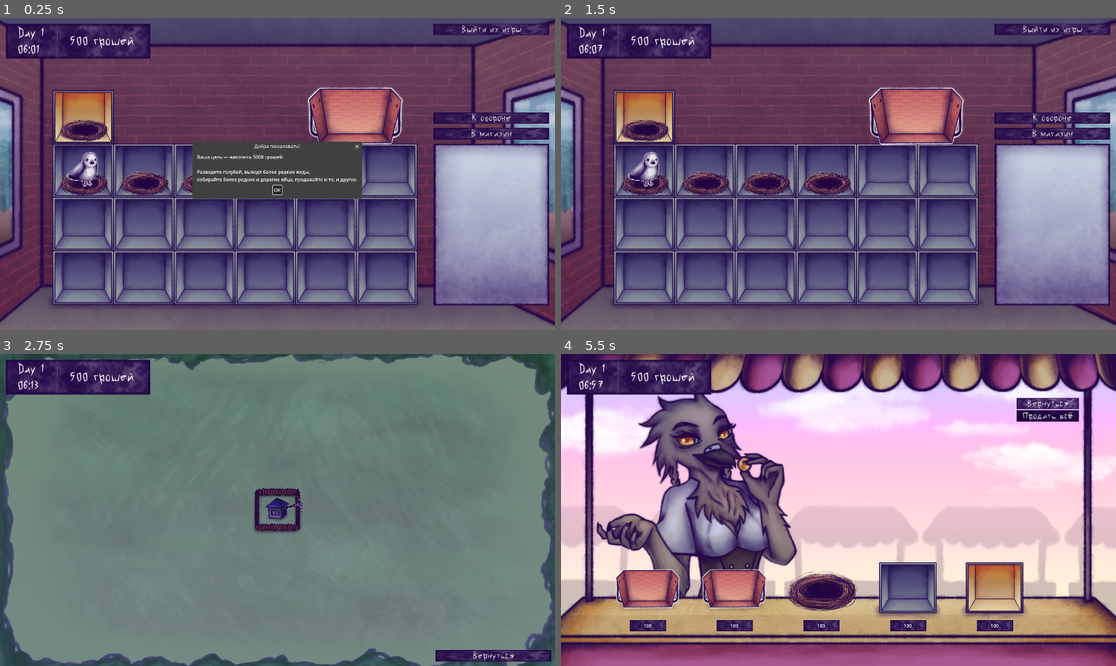
Above: before the commit, frames 1-4 (two rows, left to right).
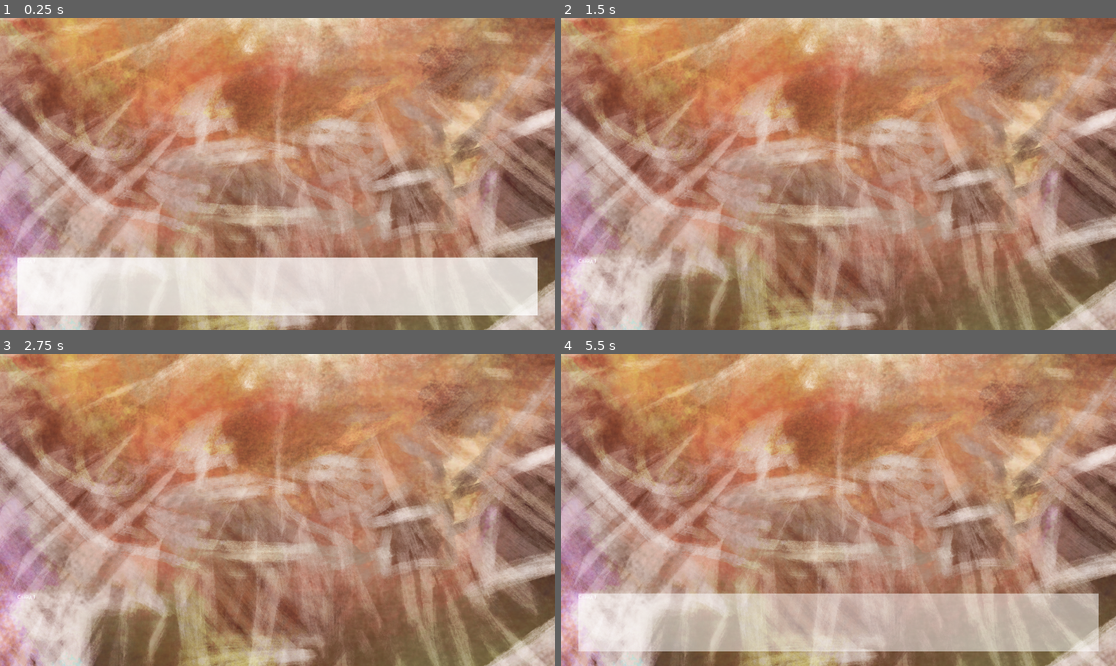
Above: after the commit, the same moments.

Repository: Nick-labs/GvsC
Game: Godot game, scene res://scenes/Main.tscn
The game is run twice, just before and just after one commit, with the same random seed, the same clock (stepped at 60 frames per second) and the same inputs.
Inputs (mouse positions are in pixels of both pictures, inside the frame that each line leads up to):
- Up to frame 1 (0.25 s): no input
- Up to frame 2 (1.5 s): click (838, 189) at 0.5 s, where only the run before the commit has a clickable "OK"; click (777, 164) at 1.25 s, where only the run after the commit has a clickable "Вернуться"
- Up to frame 3 (2.75 s): click (493, 453) at 2 s, where only the run before the commit has a clickable "К обороне"
- Up to frame 4 (5.5 s): click "Вернуться" at 2.75 s; click (1054, 469) at 3.5 s, where only the run before the commit has a clickable "В магазин"; click (1049, 416) at 4.25 s, where only the run before the commit has a clickable "Продать всё"; click (1049, 416) at 5 s, where only the run before the commit has a clickable "Продать всё"

The runs differ from the first frame. In frame 1, 99% of the frame differs, in the area x 0-100%, y 0-100%; in frame 2, 99%; in frame 3, 100%; in frame 4, 98%.

Commit message:
Add slides

Diff:
--- a/scenes/Intro.tscn
+++ b/scenes/Intro.tscn
@@ -6,6 +6,7 @@
 script = ExtResource("1_45dpb")
 
 [node name="TextureRect" type="TextureRect" parent="." unique_id=692391853]
+z_index = 4094
 anchors_preset = 15
 anchor_right = 1.0
 anchor_bottom = 1.0
@@ -14,6 +15,7 @@
 metadata/_edit_use_anchors_ = true
 
 [node name="ColorRect" type="ColorRect" parent="." unique_id=1924282620]
+z_index = 4095
 custom_minimum_size = Vector2(1800, 200)
 anchors_preset = 7
 anchor_left = 0.5
@@ -27,6 +29,11 @@
 grow_horizontal = 2
 grow_vertical = 0
 
-[node name="RichTextLabel" type="RichTextLabel" parent="." unique_id=1129585361]
-offset_right = 40.0
-offset_bottom = 40.0
+[node name="RichTextLabel" type="RichTextLabel" parent="ColorRect" unique_id=1129585361]
+z_index = 4096
+layout_mode = 1
+anchors_preset = 15
+anchor_right = 1.0
+anchor_bottom = 1.0
+grow_horizontal = 2
+grow_vertical = 2
--- a/scenes/Main.tscn
+++ b/scenes/Main.tscn
@@ -4,6 +4,11 @@
 [ext_resource type="Script" uid="uid://dmcsfabbl6v1e" path="res://scripts/main.gd" id="1_rarhs"]
 [ext_resource type="PackedScene" uid="uid://deir46p1edu21" path="res://scenes/defense/defense.tscn" id="2_0bbpv"]
 [ext_resource type="PackedScene" uid="uid://d03d067j2iyjj" path="res://scenes/shop/shop.tscn" id="3_rarhs"]
+[ext_resource type="PackedScene" uid="uid://bb0a2sh7vdqng" path="res://scenes/Intro.tscn" id="5_vcsgt"]
+[ext_resource type="Script" uid="uid://dmjn35k24jf0n" path="res://scripts/intro_slide.gd" id="6_q8u5g"]
+[ext_resource type="Resource" uid="uid://bl7y244silupl" path="res://resources/intro/slide_1.tres" id="7_lhr70"]
+[ext_resource type="Resource" uid="uid://bxg37hl1qwwcj" path="res://resources/intro/slide_2.tres" id="8_wp0k4"]
+[ext_resource type="Resource" uid="uid://ct5weve1qj7fi" path="res://resources/intro/slide_3.tres" id="9_bjd11"]
 
 [node name="Main" type="Node2D" unique_id=1107939694]
 script = ExtResource("1_rarhs")
@@ -13,3 +18,6 @@
 [node name="Defense" parent="." unique_id=2122941706 instance=ExtResource("2_0bbpv")]
 
 [node name="Shop" parent="." unique_id=1571493533 instance=ExtResource("3_rarhs")]
+
+[node name="Intro" parent="." unique_id=1334326431 instance=ExtResource("5_vcsgt")]
+slides = Array[ExtResource("6_q8u5g")]([ExtResource("7_lhr70"), ExtResource("8_wp0k4"), ExtResource("9_bjd11")])
--- a/scripts/intro.gd
+++ b/scripts/intro.gd
@@ -6,7 +6,7 @@
 @export var slides: Array[IntroSlide]
 
 @onready var image = $TextureRect
-@onready var text = $RichTextLabel
+@onready var text = $ColorRect/RichTextLabel
 @onready var fade = $ColorRect
 
 
--- a/scripts/main.gd
+++ b/scripts/main.gd
@@ -1,13 +1,30 @@
 extends Node2D
 
+@onready var intro: Intro = $Intro
+
 @onready var farm = $Farm
+@onready var farm_ui = $Farm/FarmUI
+
+
 @onready var defense = $Defense
 @onready var shop = $Shop
 
 
 func _ready():
-	_show_intro()
+	_start_game()
 
+
+func _start_game():
+	farm.hide()
+	farm_ui.hide()
+	shop.hide()
+
+	await intro.play()
+
+	initialize()
+
+
+func initialize():
 	farm.farm_ui.shop_pressed.connect(show_shop)
 	farm.farm_ui.defense_pressed.connect(show_defense)
 
